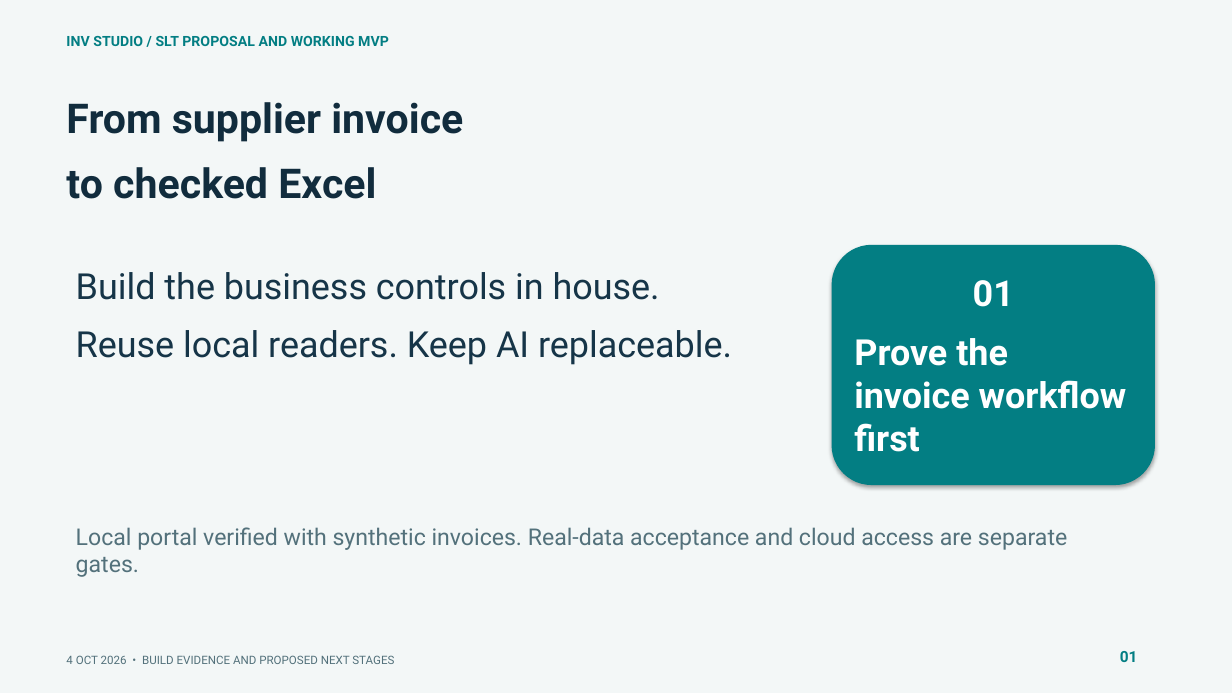
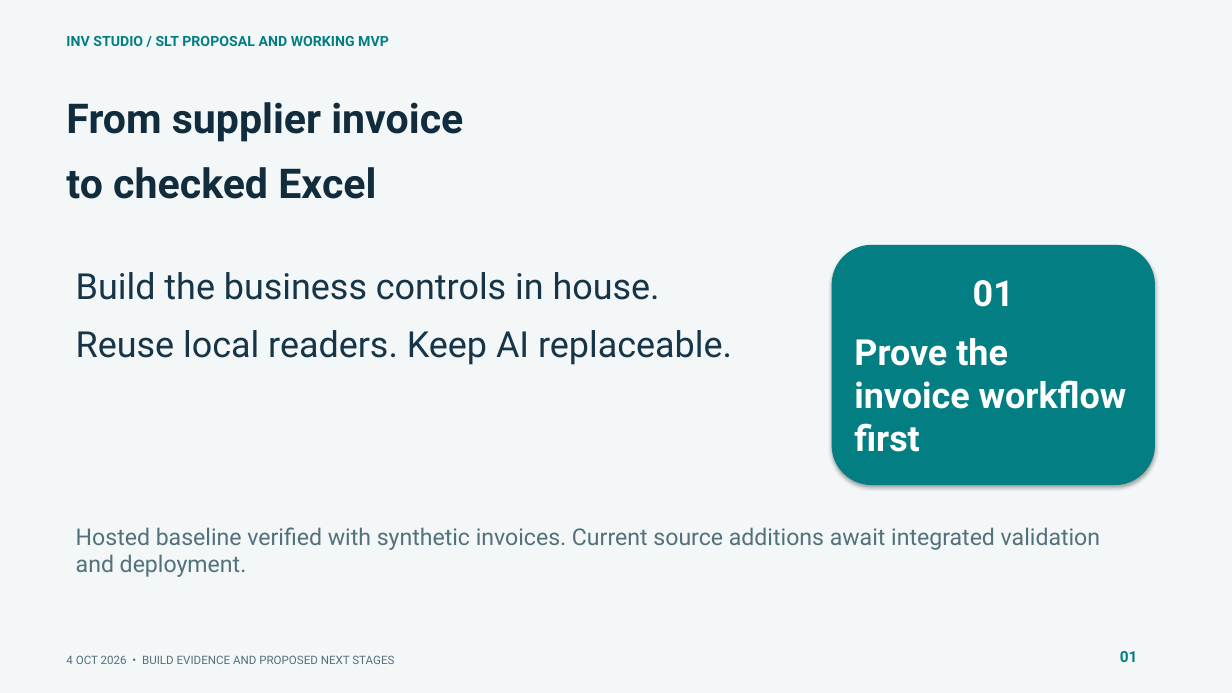
Before and after one commit to muttonkodibiriyani/Inv_studio, a slide deck: slide 1 of docs/delivery/Invoice_Studio_SLT.pptx. Drawn at 1232x693 pixels with LibreOffice and Linux fonts; fonts in the diff are those of the drawing. Boxes give left, top, right and bottom in pixels: in the first picture for what was removed or moved away, otherwise in the second. Text is boxed around its words. In the diff, an @@ line names an element or a change of style, - is before the commit and + after.

```diff
--- a/docs/delivery/Invoice_Studio_SLT.pptx
+++ b/docs/delivery/Invoice_Studio_SLT.pptx
@@ text at (76, 527, 1100, 577): text changed @@
-Local portal verified with synthetic invoices. Real-data acceptance and cloud access are separate gates.
+Hosted baseline verified with synthetic invoices. Current source additions await integrated validation and deployment.
```
Also in this commit, not shown: 9 other slides changed, 2 slides added, 33 other files.
